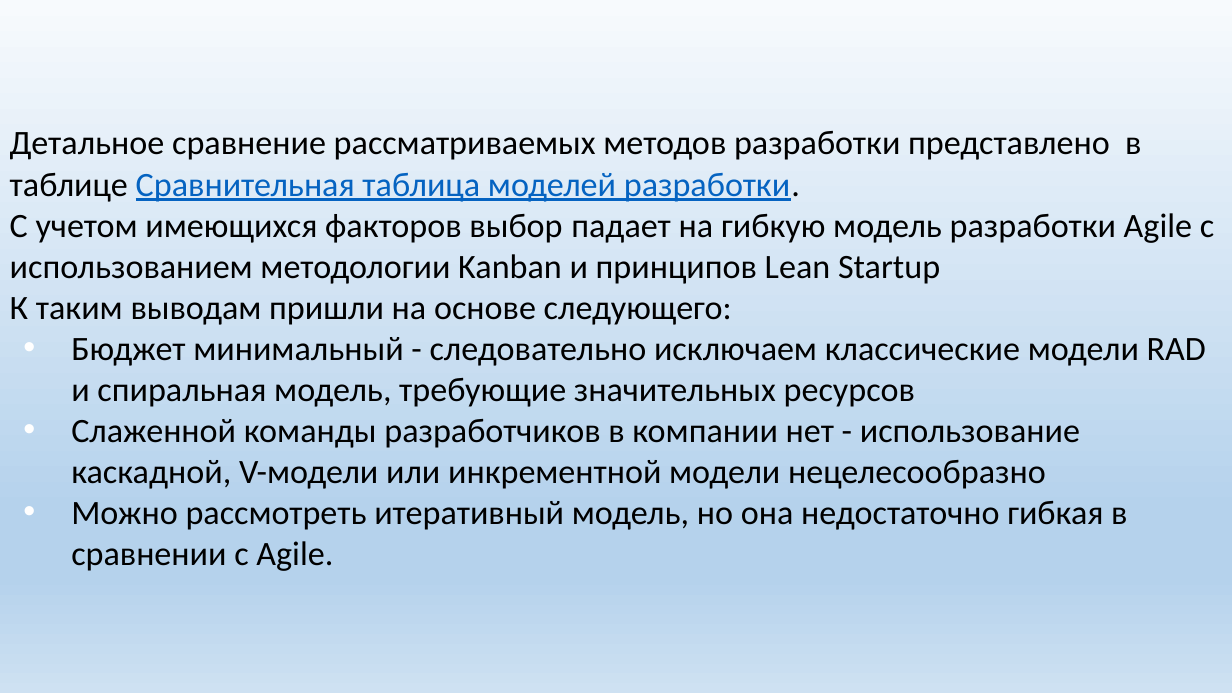
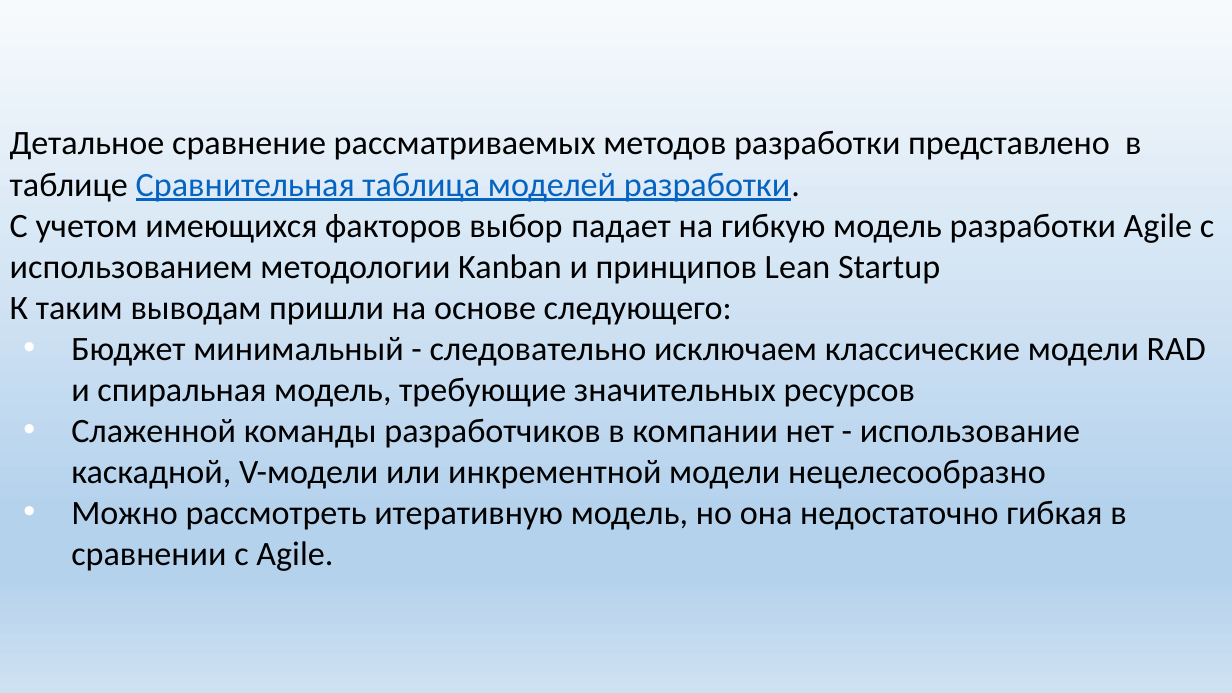
Before and after one commit to vajierik/PW1, a slide deck: slide 5 of Model.pptx. Drawn at 1232x693 pixels with LibreOffice and Linux fonts; fonts in the diff are those of the drawing. Boxes give left, top, right and bottom in pixels: in the first picture for what was removed or moved away, otherwise in the second. Text is boxed around its words. In the diff, an @@ line names an element or a change of style, - is before the commit and + after.

```diff
--- a/Model.pptx
+++ b/Model.pptx
@@ text at [71,501,1126,571]: text changed @@
-• Можно рассмотреть итеративный модель, но она недостаточно гибкая в сравнении с Agile.
+• Можно рассмотреть итеративную модель, но она недостаточно гибкая в сравнении с Agile.
```
